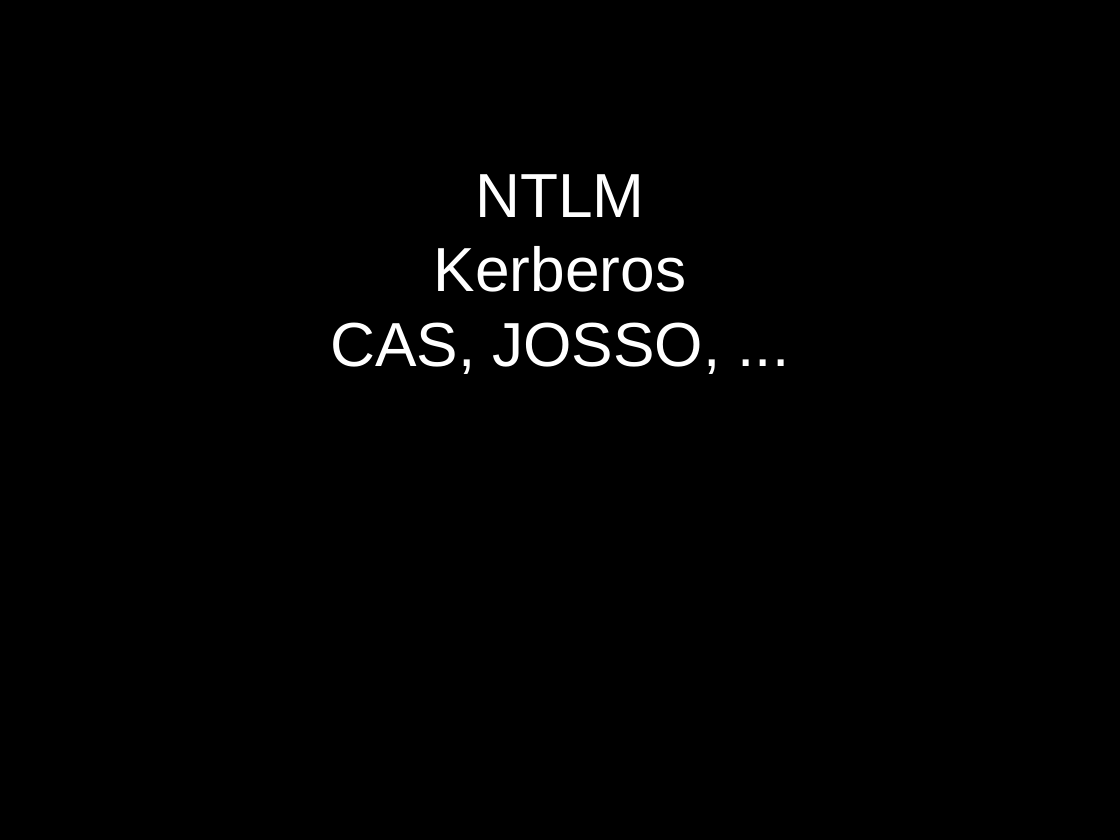
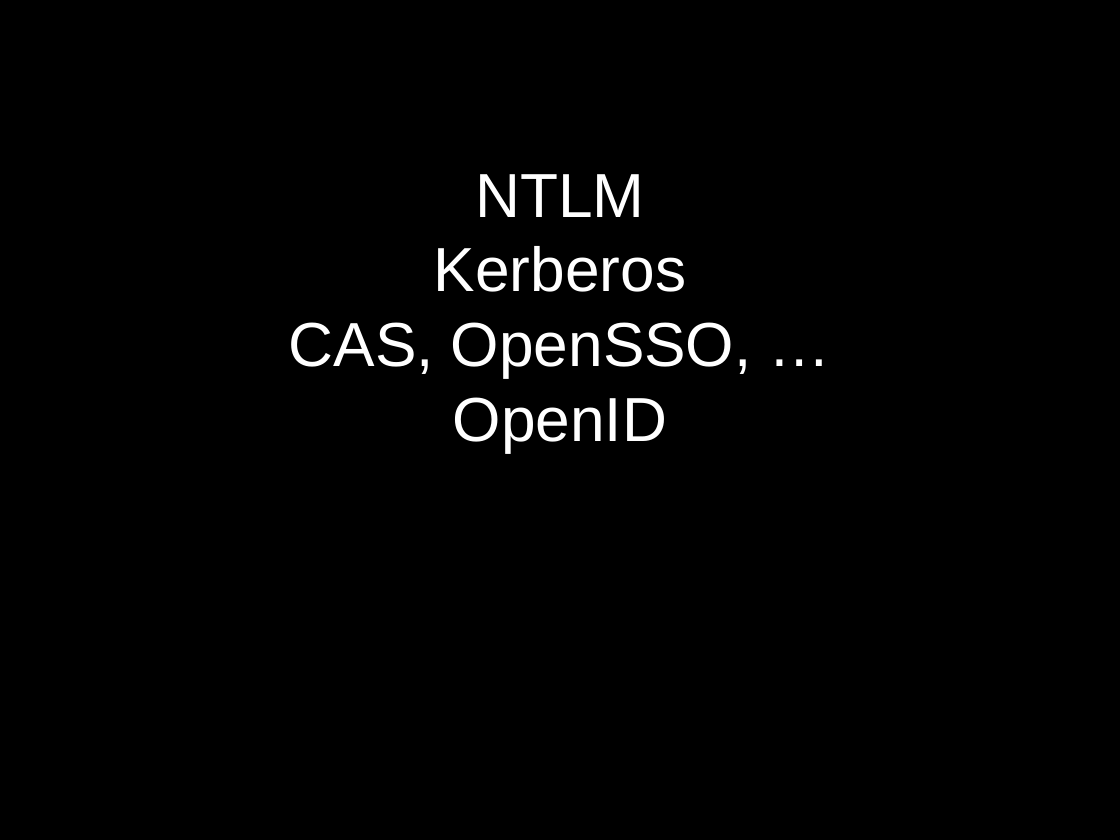
Before and after one commit to janasle/javabin-saml-demo, a slide deck: slide 3 of notes/javabin_saml.ppt (slide 4 before the commit). Drawn at 1120x840 pixels with LibreOffice and Linux fonts; fonts in the diff are those of the drawing. Boxes give left, top, right and bottom in pixels: in the first picture for what was removed or moved away, otherwise in the second. Text is boxed around its words. In the diff, an @@ line names an element or a change of style, - is before the commit and + after.

```diff
--- a/notes/javabin_saml.ppt
+++ b/notes/javabin_saml.ppt
@@ text "NTLM" at bbox=[289, 174, 752, 452]: vertical alignment top to middle @@
@@ text at bbox=[289, 322, 752, 452]: text changed @@
-CAS, JOSSO, ...
+CAS, OpenSSO, …
+OpenID
```
Also in this commit, not shown: 11 other slides changed, 6 slides added, 2 slides removed, 23 other files.
